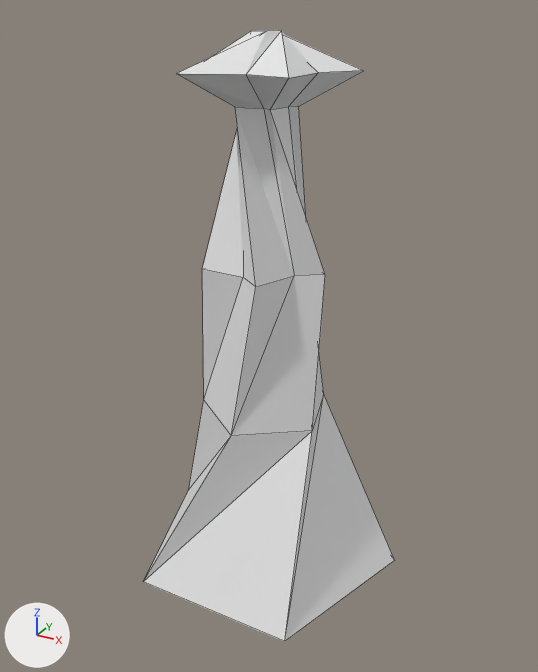
The Blender file Blender Files/Morphy.blend, before and after one commit.
Rendered twice from a 50 mm camera at (1.15, -2.07, 1.94) aimed at (0.0, 0.02, 0.89). Arrows for +X, +Y and +Z are at lower left; the lights stay in place. Mesh edges are drawn as thin lines.

The scene before the commit, as lines of its bpy script (objects in view):
```python
me_cylinder_003 = bpy.data.meshes.new('Cylinder.003')
me_cylinder_003.from_pydata(...)  # 45 vertices, 52 faces; spans x -0.48..0.48, y -0.4..0.5, z 0.0..1.88
ob_morphy = bpy.data.objects.new('Morphy', me_cylinder_003)
ob_morphy.location = (0.0, 0.0, 0.0)
```
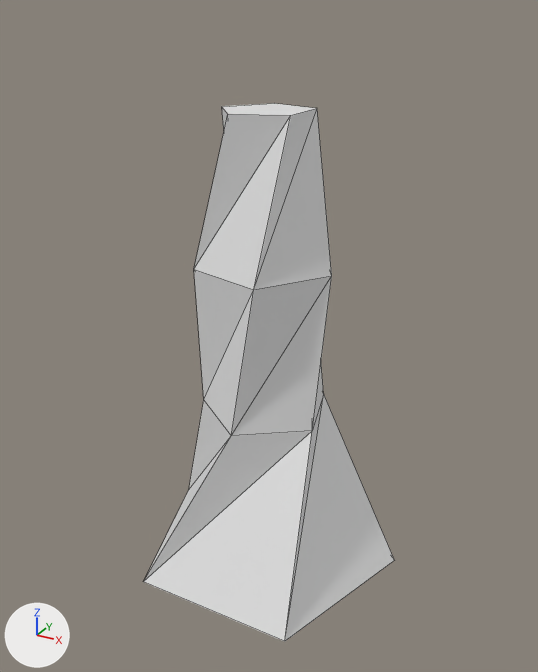
Commit message: Tweaked Morphy Model again.

What differs and where, as boxes (x1, y1, x2, y2) in the pictures (538 x 672 px):
'Morphy', reshaped (12% shorter): before (144, 30, 394, 642); after (144, 103, 394, 642)
part 1 of me_cylinder_003, cut back: before (176, 30, 364, 436); after (194, 103, 332, 436)

Edits to the bpy script that builds the scene:
```text
Change me_cylinder_003:
    used by ob_morphy; location = (0.0, 0.0, 0.0)
    remove me_cylinder_003.from_pydata(...)  # 45 vertices, 52 faces; spans x -0.48..0.48, y -0.4..0.5, z 0.0..1.88
    add me_cylinder_003.from_pydata(...)  # 20 vertices, 32 faces; spans x -0.48..0.48, y -0.4..0.5, z 0.0..1.65
    me_cylinder_003 part 1
    35 vertices are removed from x -0.28..0.27, y -0.25..0.29, z 1.15..1.88
    41 faces are deleted
    10 vertices are added at x -0.2..0.23, y -0.22..0.23, z 1.15..1.65
    21 new faces join them
```
